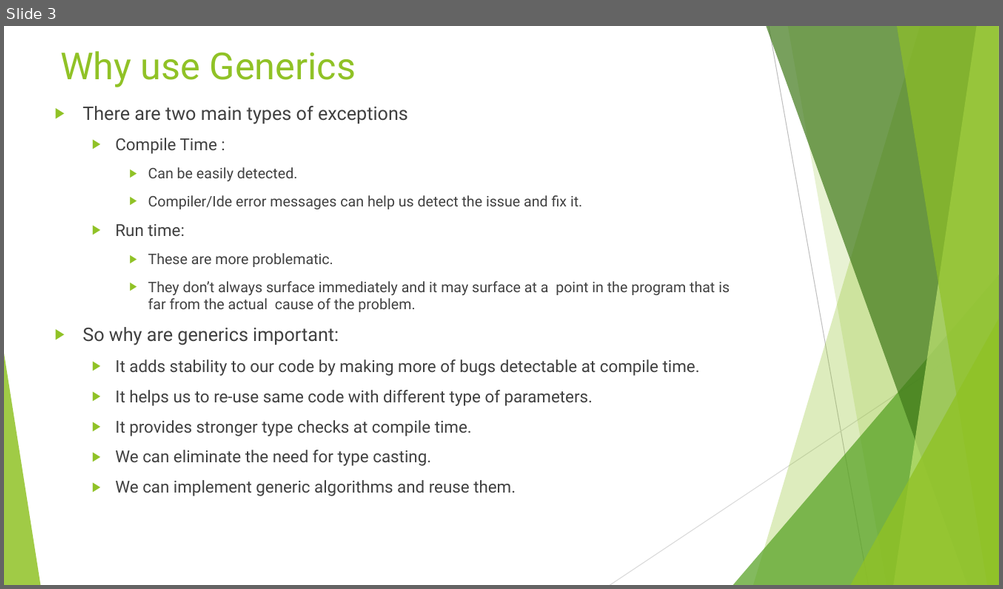
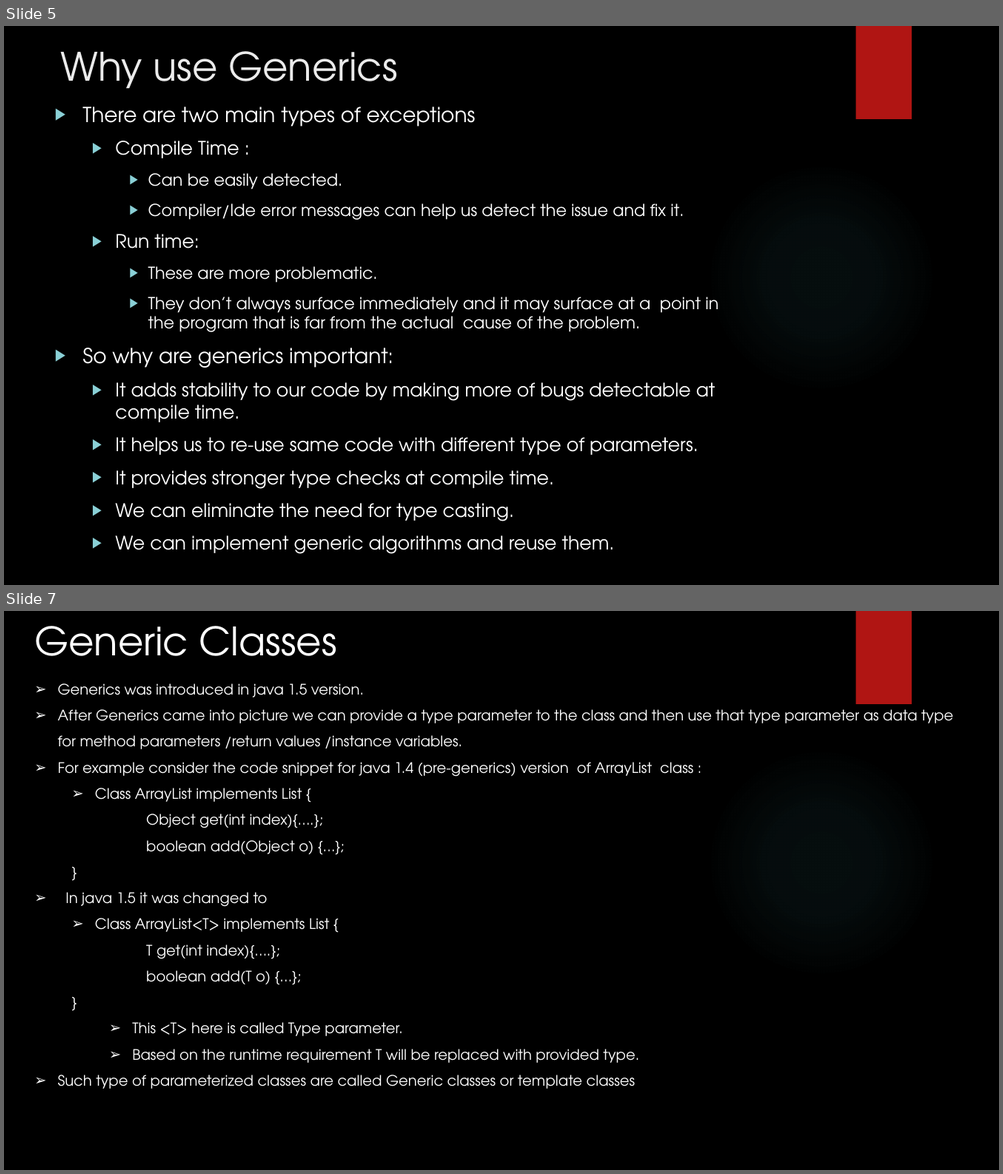
Before and after one commit to rudhrainfogain/JavaGenerics, a slide deck: src/main/resources/JavaGenerics.pptx. Shown one above the other, each under a label of ours: slide 3 before the commit, slides 5 and 7 after it; the slides between them are not shown. The pictures are 1003x589 and 1003x1174 pixels, drawn with LibreOffice and Linux fonts; fonts in the diff are those of the drawing; background and template pictures are left out. Boxes give left, top, right and bottom in pixels: in the first picture for what was removed or moved away, otherwise in the second. Text is boxed around its words. In the diff, an @@ line names an element or a change of style, - is before the commit and + after.

Commit message:
Generics PPT completed

```diff
--- a/src/main/resources/JavaGenerics.pptx
+++ b/src/main/resources/JavaGenerics.pptx
@@ slide 7 added at box(4, 611, 999, 1170), background picture (left out); not listed: 2 template elements that a slide beside it also shows @@
@@ title added at box(34, 626, 337, 656), 37.8 pt, text #FFFFFF @@
+Generic Classes
@@ text added at box(58, 684, 953, 1089), 14 pt, text #FFFFFF @@
+➢ Generics was introduced in java 1.5 version.
+➢ After Generics came into picture we can provide a type parameter to the class and then use that type parameter as data type for method parameters /return values /instance variables.
+➢ For example consider the code snippet for java 1.4 (pre-generics) version of ArrayList class :
+  ➢ Class ArrayList implements List {
+  Object get(int index){….};
+  boolean add(Object o) {…};
+  }
+➢ In java 1.5 it was changed to
+  ➢ Class ArrayList<T> implements List {
+  T get(int index){….};
+  boolean add(T o) {…};
+  }
+    ➢ This <T> here is called Type parameter.
+    ➢ Based on the runtime requirement T will be replaced with provided type.
+➢ Such type of parameterized classes are called Generic classes or template classes
@@ what was slide 3 is now slide 5 @@
@@ slide 5 changed as well @@
@@ background #FFFFFF to picture (left out) @@
@@ title "Why use Generics" at box(60, 51, 397, 88): size 36 to 37.8 pt, font Roboto to TeX Gyre Adventor, text colour #90C226 to #EBEBEB @@
@@ rectangle added at box(855, 26, 911, 119), fill #B01513 @@
@@ text "There are two main types ..." at box(82, 107, 718, 554): size 18 to 20 pt in "There are two main types of exceptions", "So why are generics important:"; font Roboto to TeX Gyre Adventor, text colour #404040 to #FFFFFF; size 16 to 18 pt in "Compile Time :", "Run time:", "It adds stability to our code by ...", "It helps us to re-use same code ..." and 3 more places; size 14 to 16 pt in "Can be easily detected.", "Compiler/Ide error messages can help us detect ...", "These are more problematic.", "They don’t always surface immediately and it ..."; bullet colour #90C226 to #8AD0D6 @@
@@ ellipse added at box(706, 163, 936, 392), fill gradient #50B9C1 @@
@@ group removed at box(4, 26, 999, 585): 5 freeform shapes, 3 triangles, 2 lines @@
```
Also in this commit, not shown: 5 other slides changed, 64 other slides added, 6 other files.
